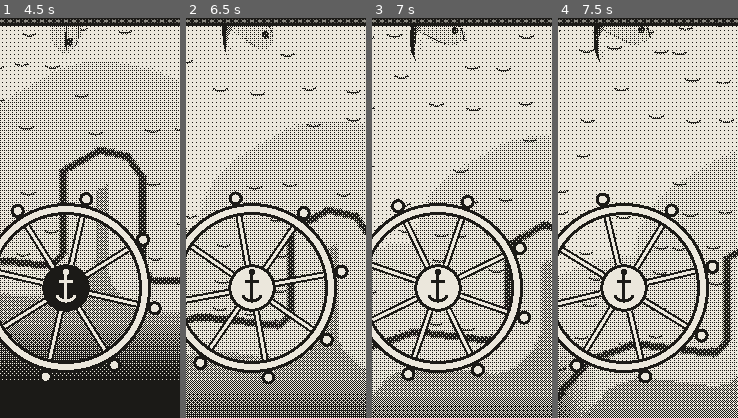
Above: before the commit, frames 1-4 (left to right).
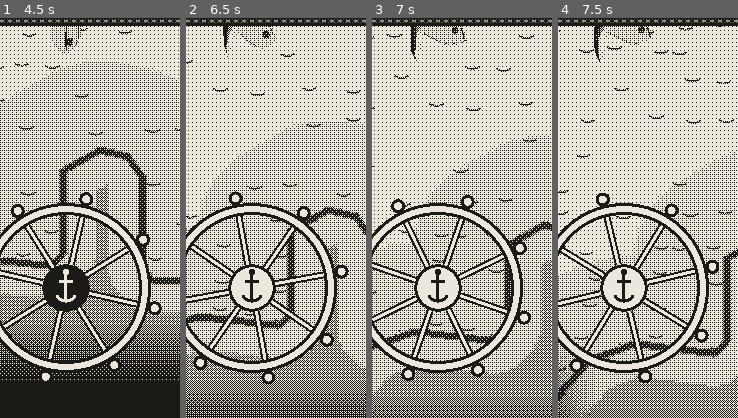
Above: after the commit, the same moments.

Repository: EnricoLabarile/Sail
Game: Godot game, scene res://Assets/Scenes/Overworld.tscn
The game is run twice, just before and just after one commit, with the same random seed, the same clock (stepped at 60 frames per second) and the same inputs.
Inputs (mouse positions are % of the whole screen's width and height, from its top left):
- Up to frame 1 (4.5 s): click "Set sail" at 0.5 s; tap Enter (ui_accept) at 1.25 s; drag from (50, 83) to (60, 28) at 1.27 s; drag from (13, 90) to (45, 70) at 2.02 s; move the mouse to (60, 28) at 2.77 s; hold Right (ui_right) 2.78-3.5 s; drag from (45, 70) to (20, 35) at 3.52 s; move the mouse to (80, 65) at 4.27 s; hold Left (ui_left) from 4.28 s (still down)
- Up to frame 2 (6.5 s): tap Enter (ui_accept) at 4.52 s; release Left (ui_left) at 5 s; drag from (20, 35) to (35, 25) at 5.02 s; move the mouse to (55, 50) at 5.77 s; hold Left (ui_left) from 5.78 s (still down); click (55, 50) at 5.92 s
- Up to frame 3 (7 s): release Left (ui_left) at 6.5 s; drag from (35, 25) to (30, 55) at 6.52 s
- Up to frame 4 (7.5 s): move the mouse to (72, 45) at 7.27 s; hold Right (ui_right) from 7.28 s (still down)
The pictures show only the part of the screen within x 32-82%, y 49-99%; the shares and areas given below are measured in that part.

Frame 1 is identical in both runs. In frame 2, 0.1% of the frame differs, in the area x 20-50%, y 2-11%; in frame 3, less than 0.1%; in frame 4, less than 0.1%.

Commit message:
She leans out of a turn (turn_lean_deg, turn_lean_rate)
Co-Authored-By: Claude Opus 5.5 <noreply@anthropic.com>
Claude-Session: https://claude.ai/code/session_0154zeqDuhZHz7ZXLE21BuMs

Diff:
--- a/Assets/Boat/boat.gd
+++ b/Assets/Boat/boat.gd
@@ -14,6 +14,10 @@
 @export var sail_fill_rate := 2   # how quickly the sail fills or empties (higher = quicker)
 @export var boom_max_deg := 90    # the furthest the sail swings out from the boat's middle line, either side
 
+# Turning: she leans out of the turn, like a bike's opposite (the prototype's "lean out of a turn").
+@export var turn_lean_deg := 6.0    # how far she leans at full rudder and full speed, in degrees
+@export var turn_lean_rate := 3.0   # how quickly she leans in and comes back up (higher = quicker)
+
 # The waves: she rocks gently on them, side to side (roll) and bow to stern (pitch).
 @export var wave_roll_deg := 3.0    # how far she rolls each way on the waves, in degrees
 @export var wave_pitch_deg := 2.0   # how far the bow rises and dips on the waves, in degrees
@@ -46,8 +50,9 @@
 var knock := Vector3.ZERO   # the push of a bump (m/s, a direction on the sea): added to her motion, fades away
 var drift := Vector3.ZERO   # the current's push (m/s, downwind): added to her motion
 var drift_amount := 0.0     # 0..1: how much the current has her (eases in and out, see current_ease)
-var bump_wait := 0.0
-var heel := 0.0             # how far she leans with the wind (radians), without the waves' roll        # seconds left before another bump can count
+var bump_wait := 0.0        # seconds left before another bump can count
+var heel := 0.0             # how far she leans with the wind (radians), without the waves' roll
+var turn_lean := 0.0        # how far she leans out of a turn (radians)
 
 # The parts the code moves. find_child("Name") looks for a node with that name anywhere inside the boat
 # (children, children of children, and so on), so you can rearrange the hierarchy freely: only the
@@ -109,6 +114,7 @@
 	# the look: heel away from the wind, the boom out to leeward, a gentle bob
 	var side := signf(global_transform.basis.x.dot(wind_from))   # + = wind from starboard
 	heel = lerpf(heel, side * deg_to_rad(heel_max_deg) * drive, dt * 2.0)
+	update_turn_lean(dt)
 	rock_on_waves()
 	# The boom swings out to leeward, the side away from the wind: wind from starboard (side = +1)
 	# puts the sail out to port. A positive rotation.y turns the rig anticlockwise seen from above,
@@ -120,8 +126,22 @@
 	model.position.y = sin(Time.get_ticks_msec() * 0.0013) * 0.04
 	update_sail_belly(dt, side)
 
+## Turning: she leans out of the turn, more the harder the wheel is over and the faster she goes.
+## Turning right (rudder +1) she leans left (to port), and the other way round.
+func update_turn_lean(dt: float) -> void:
+	# 1. How fast she's going, as a share of her top speed: standing still, the rudder doesn't lean her.
+	var speed_share := clampf(speed / top_speed, 0.0, 1.0)
+	# 2. No turning at anchor.
+	var helm := 0.0 if anchored else rudder
+	# 3. Where she should lean: + is to port (left), the same sign as the heel. Rudder + turns her right,
+	#    so she leans left: the same sign as the rudder.
+	var target := helm * speed_share * deg_to_rad(turn_lean_deg)
+	# 4. Lean gently toward it (no snapping), and come back up the same way when the wheel is centred.
+	turn_lean = lerpf(turn_lean, target, minf(1.0, dt * turn_lean_rate))
+
+
 ## The waves: roll (leaning side to side) and pitch (bow up and down), each a slow sine wave.
-## The roll is added on top of the heel, so she still leans away from the wind while she rocks.
+## The roll is added on top of the heel and the turn's lean, so she still leans away from the wind while she rocks.
 ## Pitch runs a little quicker than roll (wave_period * 0.8), so the two don't move in step:
 ## the rocking looks less mechanical.
 func rock_on_waves() -> void:
@@ -129,7 +149,7 @@
 	# sin() goes from -1 to 1 and back; TAU (2 x pi) / period makes one full swing take `period` seconds.
 	var roll := sin(seconds * TAU / wave_period) * deg_to_rad(wave_roll_deg)
 	var pitch := sin(seconds * TAU / (wave_period * 0.8)) * deg_to_rad(wave_pitch_deg)
-	model.rotation.z = heel + roll   # z: round her length, so she leans left and right
+	model.rotation.z = heel + turn_lean + roll   # z: round her length, so she leans left and right
 	model.rotation.x = pitch         # x: across her, so the bow goes up and down
 
 
Not shown, changed: CLAUDE.md
